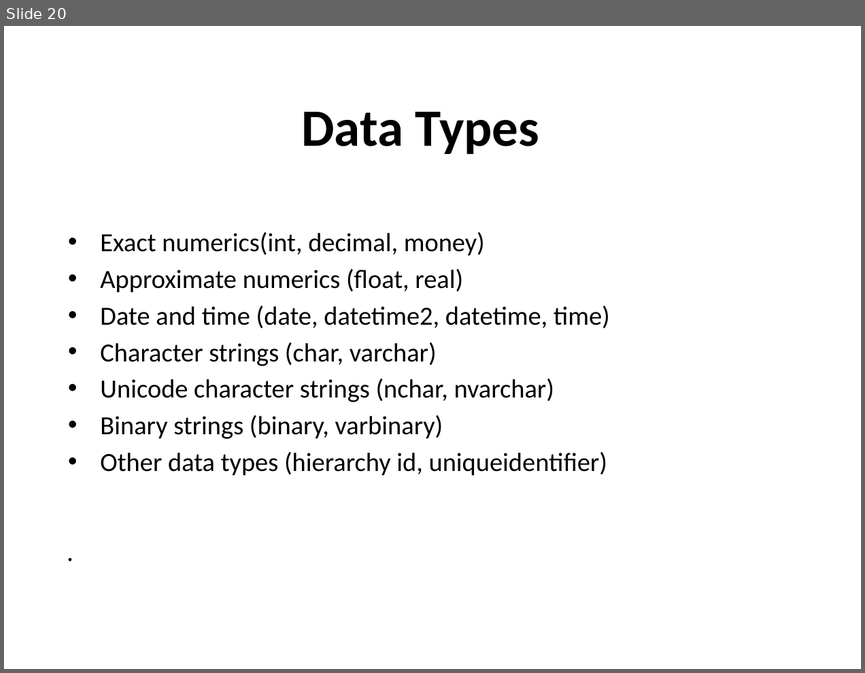
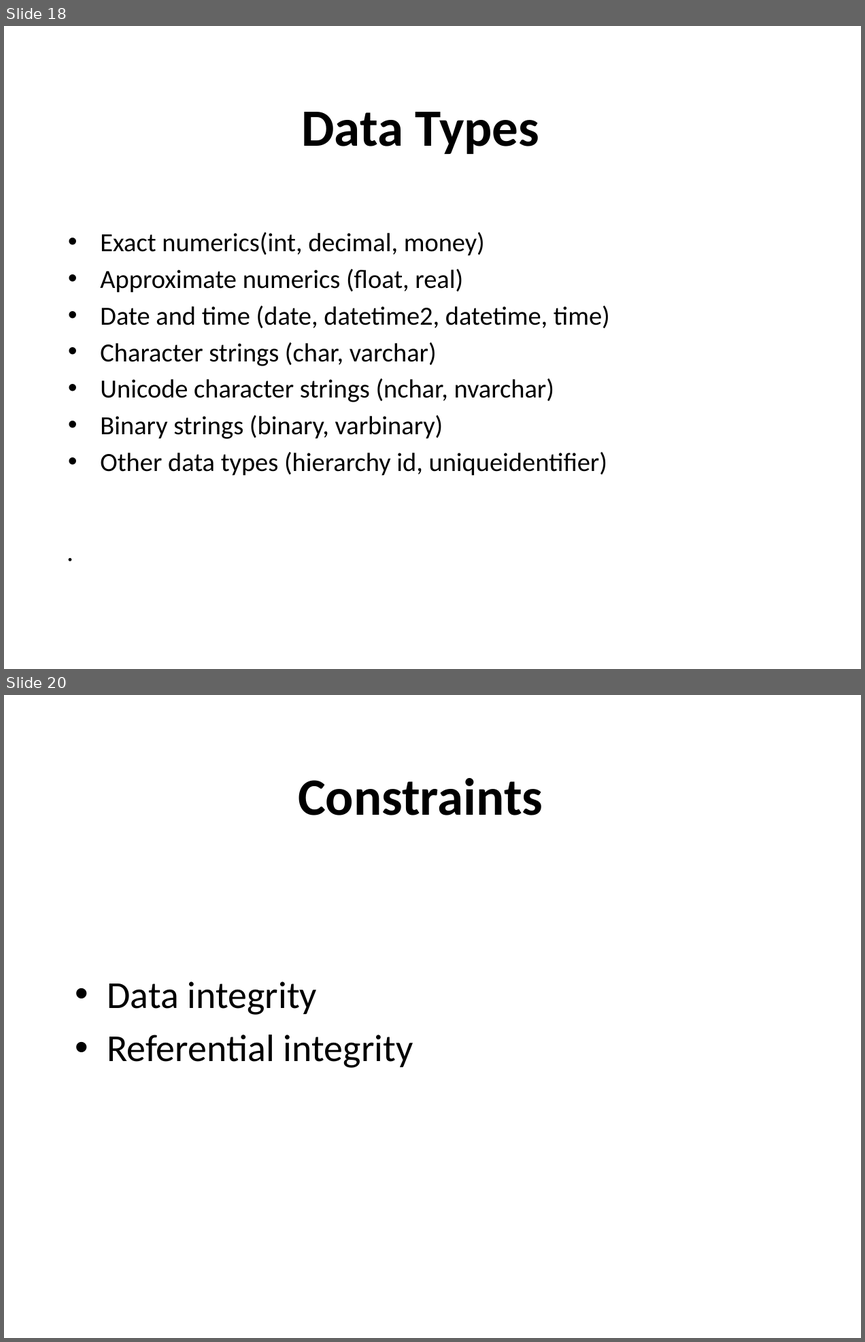
Before and after one commit to Flu10/Zero2Hero2016, a slide deck: presentation/SQL Z2H 2016.pptx. Shown one above the other, each under a label of ours: slide 20 before the commit, slides 18 and 20 after it; the slides between them are not shown. The pictures are 865x673 and 865x1342 pixels, drawn with LibreOffice and Linux fonts; fonts in the diff are those of the drawing; background and template pictures are left out. Boxes give left, top, right and bottom in pixels: in the first picture for what was removed or moved away, otherwise in the second. Text is boxed around its words. In the diff, an @@ line names an element or a change of style, - is before the commit and + after.

```diff
--- a/presentation/SQL Z2H 2016.pptx
+++ b/presentation/SQL Z2H 2016.pptx
@@ slide 20 added at [4,695,861,1338], background picture (left out) @@
@@ title added at [298,778,543,815], 44 pt, text #000000, bold @@
+Constraints
@@ text added at [107,981,413,1068], 32 pt, text #000000 @@
+• Data integrity
+• Referential integrity
@@ what was slide 20 is now slide 18 @@
```
Also in this commit, not shown: 5 slides changed, 4 other slides added, 3 slides removed.
